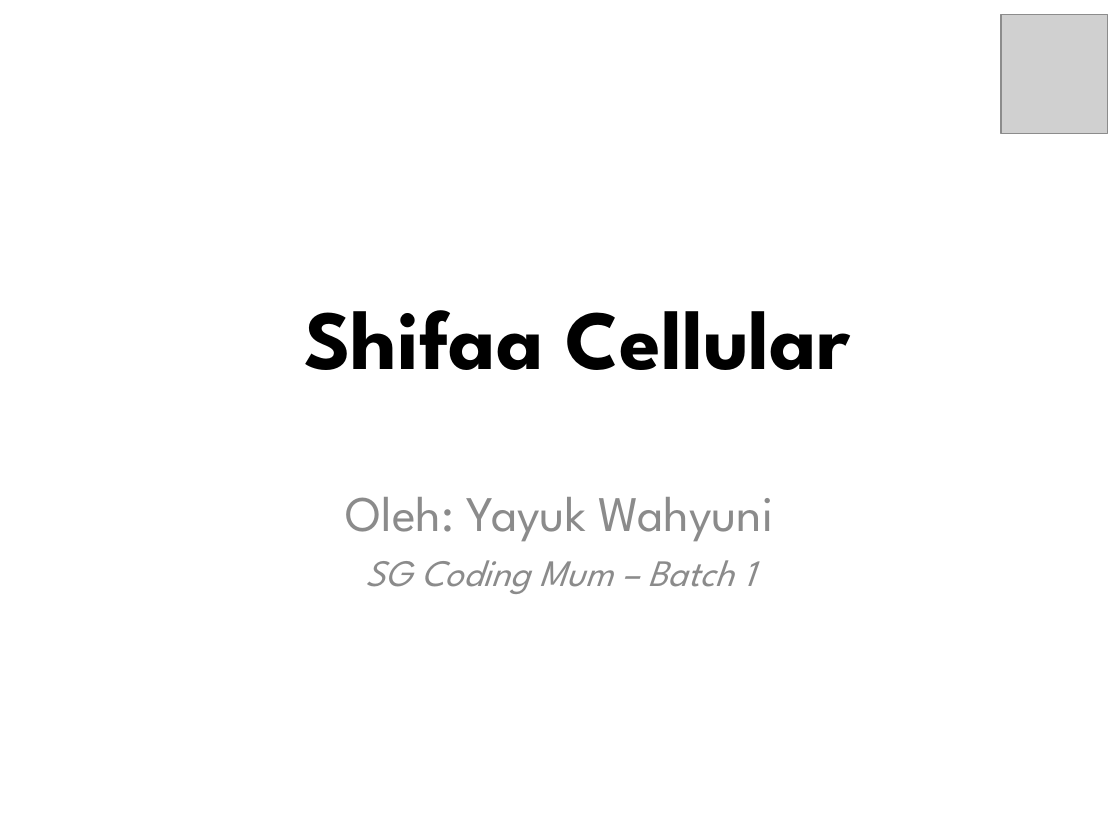
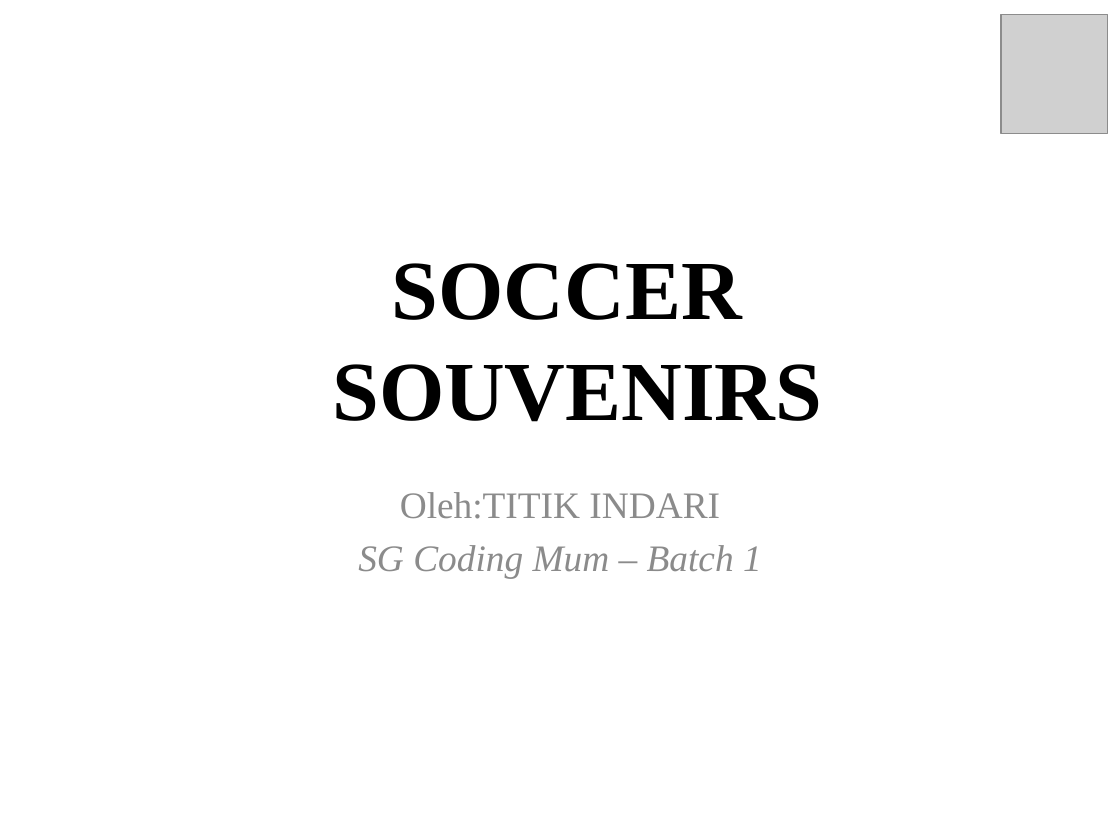
Before and after one commit to IOInspire/SGCodingMum, a slide deck: slide 1 of Titin/Power poin.pptx. Drawn at 1120x840 pixels with LibreOffice and Linux fonts; fonts in the diff are those of the drawing; grey boxes stand for pictures; background and template pictures are left out. Boxes give left, top, right and bottom in pixels: in the first picture for what was removed or moved away, otherwise in the second. Text is boxed around its words. In the diff, an @@ line names an element or a change of style, - is before the commit and + after.

```diff
--- a/Titin/Power poin.pptx
+++ b/Titin/Power poin.pptx
@@ title at (332, 263, 822, 422): text changed; font League Spartan to Times New Roman @@
-Shifaa Cellular
+SOCCER
+SOUVENIRS
@@ subtitle at (400, 492, 720, 519): text changed; size 32 to 24 pt; font League Spartan to Times New Roman @@
-Oleh: Yayuk Wahyuni
+Oleh:TITIK INDARI
@@ subtitle at (358, 545, 762, 578): font League Spartan to Times New Roman in "SG Coding Mum – Batch 1" @@
```
Also in this commit, not shown: 1 other slide changed, 57 other files.
